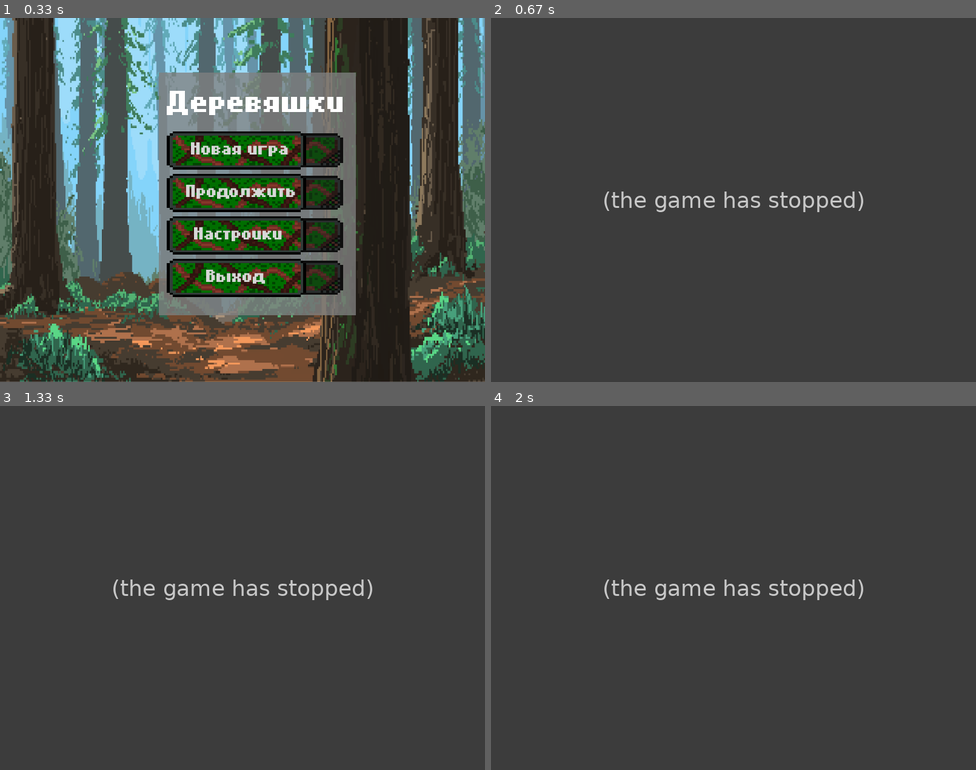
Above: before the commit, frames 1-4 (two rows, left to right).
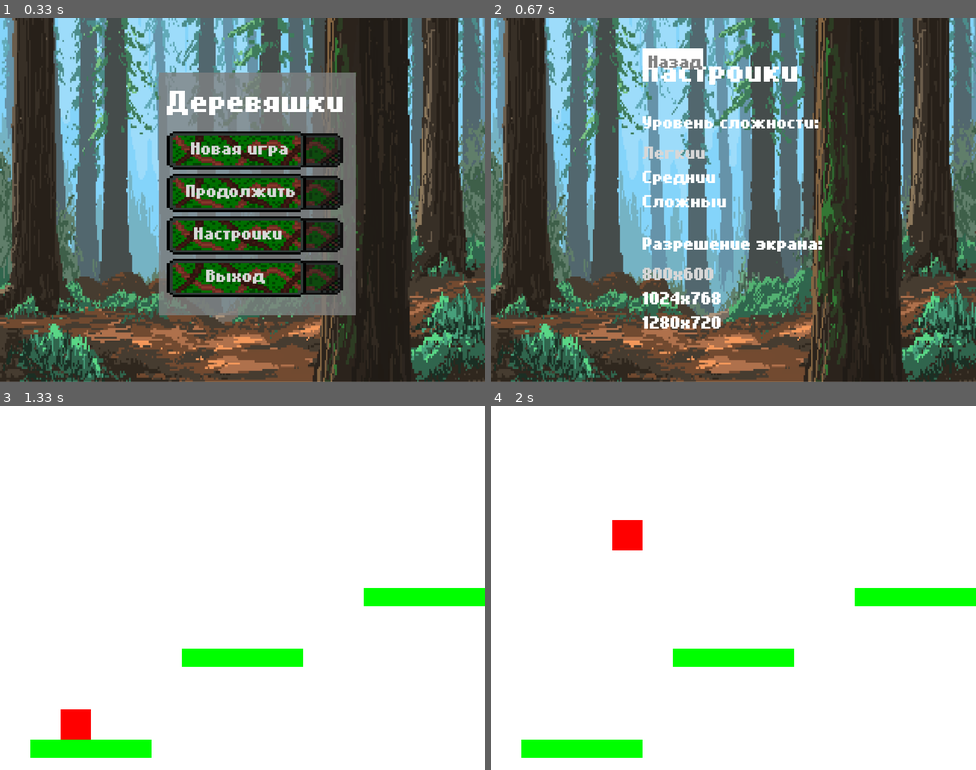
Above: after the commit, the same moments.

Repository: Juceexxx/Pygame_Derevyashki
Game: pygame game, started from main.py
Same seed, same stepped clock (60 frames per second), same inputs: the game is played once before the commit and once after it.
Inputs (mouse positions are in pixels of both pictures, inside the frame that each line leads up to):
- Up to frame 1 (0.33 s): no input
- Up to frame 2 (0.67 s): press the mouse at (748, 192) at 0.37 s; move the mouse to (762, 236) at 0.47 s; release the mouse at (782, 280) at 0.6 s
- Up to frame 3 (1.33 s): click "Назад" at 0.72 s; press the mouse at (257, 580) at 1.03 s; move the mouse to (300, 558) at 1.13 s; release the mouse at (344, 540) at 1.27 s
- Up to frame 4 (2 s): tap Space at 1.33, 1.73 s; hold Right from 1.67 s (still down)

Frame 1 is identical in both runs. In frame 2, 81% of the frame differs, in the area x 0-100%, y 0-100%; in frame 3, 100%; in frame 4, 100%.
Error before the commit: NameError: name 'fullscreen' is not defined (main.py line 230); the game stopped at 0.47 s (later frames are placeholders)

Commit message:
Add files via upload

Diff:
--- a/main.py
+++ b/main.py
@@ -1,5 +1,6 @@
 import pygame
 import sys
+import os
 
 # Инициализация Pygame
 pygame.init()
@@ -7,7 +8,7 @@
 # Настройки экрана
 # Получаем текущее разрешение экрана
 infoObject = pygame.display.Info()
-WIDTH, HEIGHT =  800, 600
+WIDTH, HEIGHT = 800, 600
 screen = pygame.display.set_mode((WIDTH, HEIGHT))
 pygame.display.set_caption("Древесные Рыцари")
 
@@ -17,18 +18,32 @@
 BROWN = (139, 69, 19)
 DARK_GRAY = (128, 128, 128)
 
+
 # Загрузка изображений и изменение размера
-button_image = pygame.image.load('Button.png')
+
+def load_image(name):
+    fullname = os.path.join('Data', name)
+    # если файл не существует, то выходим
+    if not os.path.isfile(fullname):
+        print(f"Файл с изображением '{fullname}' не найден")
+        sys.exit()
+    image = pygame.image.load(fullname)
+    return image
+
+
+LPS_image = load_image('LPS.png')
+LPS_image = pygame.transform.scale(LPS_image, (100, 100))
+button_image = load_image('Button.png')
 button_image = pygame.transform.scale(button_image, (300, 70))
-new_button_image = pygame.image.load('New_Button.png')
+new_button_image = load_image('New_Button.png')
 new_button_image = pygame.transform.scale(new_button_image, (300, 70))
-settings_button_image = pygame.image.load('Settings_Button.png')
+settings_button_image = load_image('Settings_Button.png')
 settings_button_image = pygame.transform.scale(settings_button_image, (300, 70))
-exit_button_image = pygame.image.load('Exit_Button.png')
+exit_button_image = load_image('Exit_Button.png')
 exit_button_image = pygame.transform.scale(exit_button_image, (300, 70))
-next_button_image = pygame.image.load('Next_Button.png')
+next_button_image = load_image('Next_Button.png')
 next_button_image = pygame.transform.scale(next_button_image, (300, 70))
-background_image = pygame.image.load('background.png')
+background_image = load_image('background.png')
 background_image = pygame.transform.scale(background_image, (WIDTH, HEIGHT))
 
 # Настройка экрана в полноэкранном режиме
@@ -42,13 +57,15 @@
 
 # Переменные для настроек
 difficulty_level = 'Легкий'  # Начальный уровень сложности
-
+full_screen = False
 
 
 # Функция для отображения текста на экране
 def draw_text(text, fonts, color, surface, x, y):
     textobj = fonts.render(text, True, color)
     surface.blit(textobj, (x, y))
+
+
 def center_rect(rect):
     """Центрирует прямоугольник в текущем размере экрана."""
     return rect.move((current_resolution[0] - rect.width) // 2, (current_resolution[1] - rect.height) // 2)
@@ -85,7 +102,7 @@
         draw_text('Настройки', small_font, DIRTY_WHITE, screen, 320, 333)
         draw_text('Выход', small_font, DIRTY_WHITE, screen, 340, 403)
 
-        # Обработка нажатий кнопок и из изменение
+        # Обработка нажатий кнопок и их изменение
         mouse_pos = pygame.mouse.get_pos()
         mouse_click = pygame.mouse.get_pressed()
 
@@ -122,25 +139,27 @@
         pygame.display.flip()
 
 
-
 # Игровые параметры
+
 player_pos = [100, 500]  # Начальная позиция игрока
 player_size = 50  # Размер игрока
 player_speed = 5  # Скорость движения игрока
-gravity = 0.5  # Сила притяжения
+gravity = 0.6  # Сила притяжения
 jump_strength = 20  # Сила прыжка
 is_jumping = False  # Флаг прыжка
 velocity_y = 0  # Вертикальная скорость игрока
 
 # Платформы
 platforms = [
-    pygame.Rect(50, 550, 200, 10),
-    pygame.Rect(300, 400, 200, 10),
-    pygame.Rect(600, 300, 200, 10),
+    pygame.Rect(50, 550, 200, 30),
+    pygame.Rect(300, 400, 200, 30),
+    pygame.Rect(600, 300, 200, 30),
 ]
+
+
 # Основной игровой цикл
 def game_loop():
-    global is_jumping, velocity_y
+    global is_jumping, velocity_y, screen
 
     while True:
         for event in pygame.event.get():
@@ -166,8 +185,8 @@
             # Проверка коллизии с платформами
             for platform in platforms:
                 if player_pos[0] + player_size > platform.x and player_pos[0] < platform.x + platform.width:
-                    if player_pos[1] + player_size >= platform.y and player_pos[
-                        1] + player_size + velocity_y <= platform.y + platform.height:
+                    if player_pos[1] + player_size >= platform.y and player_pos[1] + player_size + velocity_y \
+                            <= platform.y + platform.height:
                         player_pos[1] = platform.y - player_size
                         is_jumping = False
                         velocity_y = 0
@@ -198,7 +217,7 @@
 
 # Функция для настроек
 def settings_menu():
-    global current_resolution, screen, fullscreen
+    global current_resolution, screen, full_screen
 
     resolutions = [(800, 600), (1024, 768), (1280, 720)]
     difficulty_options = ['Легкий', 'Средний', 'Сложный']
@@ -221,17 +240,16 @@
             text_color = WHITE if option != difficulty_level else DIRTY_WHITE
             draw_text(option, small_font, text_color, screen, current_resolution[0] // 2 - 150, 200 + i * 40)
             draw_text('Разрешение экрана:', small_font, WHITE, screen, current_resolution[0] // 2 - 150, 350)
-            for i, res in enumerate(resolutions):
+            for j, res in enumerate(resolutions):
                 res_text = f'{res[0]}x{res[1]}'
                 text_color = WHITE if res != current_resolution else DIRTY_WHITE
-                draw_text(res_text, small_font, text_color, screen, current_resolution[0] // 2 - 150, 400 + i * 40)
+                draw_text(res_text, small_font, text_color, screen, current_resolution[0] // 2 - 150, 400 + j * 40)
 
             # Кнопка "Входной/Полноэкранный режим"
-            mode_text = "Переключить на полноэкранный режим" if not fullscreen else "Переключить на оконный режим"
+            mode_text = "Переключить на полноэкранный режим" if not full_screen else "Переключить на оконный режим"
             draw_text(mode_text, small_font, WHITE, screen, current_resolution[0] // 2 - 850, HEIGHT - 1000)
 
-
-            back_button = pygame.Rect(current_resolution[0] // 2 - 150 , HEIGHT - 550, 100, 30)
+            back_button = pygame.Rect(current_resolution[0] // 2 - 150, HEIGHT - 550, 100, 30)
             pygame.draw.rect(screen, WHITE, back_button)
             draw_text('Назад', small_font, DARK_GRAY, screen, back_button.x + 10, back_button.y)
 
@@ -239,13 +257,12 @@
             mouse_pos = pygame.mouse.get_pos()
             mouse_click = pygame.mouse.get_pressed()
 
-            for i, res in enumerate(resolutions):
-                res_rect = pygame.Rect(current_resolution[0] // 2 - 150, 400 + i * 40 - 5, 100, 30)
+            for k, res in enumerate(resolutions):
+                res_rect = pygame.Rect(current_resolution[0] // 2 - 150, 400 + k * 40 - 5, 100, 30)
                 if res_rect.collidepoint(mouse_pos) and mouse_click[0]:
                     current_resolution = res
 
                     screen = pygame.display.set_mode(current_resolution)
-
 
             if back_button.collidepoint(mouse_pos):
                 if mouse_click[0]:
Binary file added: Data/Blood_Button.png
Binary file added: Data/Button.png
Binary file added: Data/Exit_Button.png
Binary file added: Data/LPS.png
Binary file added: Data/LP_go_1.png
Binary file added: Data/LP_go_2.png
Binary file added: Data/LP_go_3.png
Binary file added: Data/LP_sword_duwn_1.png
Binary file added: Data/LP_sword_duwn_2.png
Binary file added: Data/LP_sword_duwn_3.png
Binary file added: Data/LP_sword_up.png
Binary file added: Data/LP_sword_up_2.png
(and 4 more such lines)
